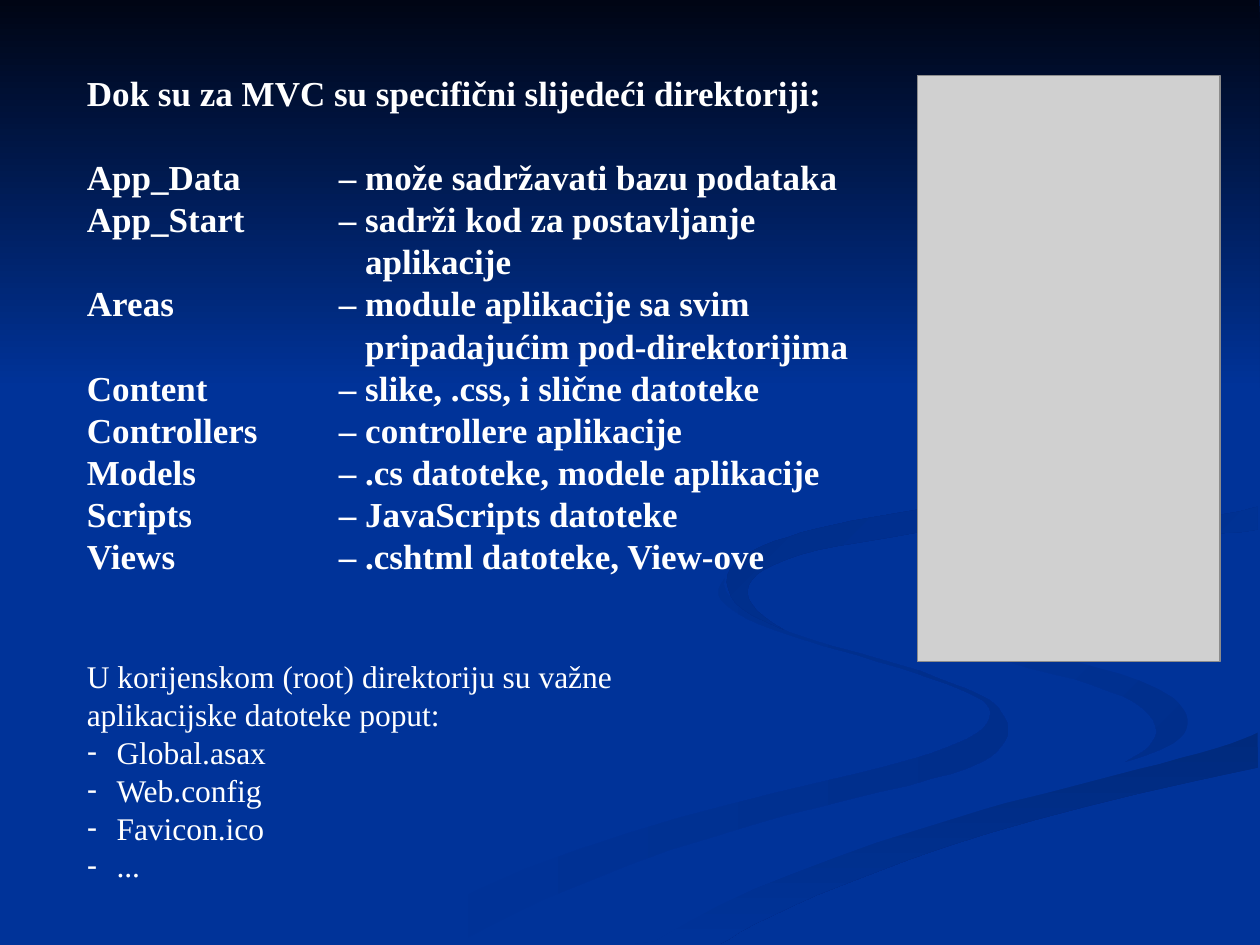
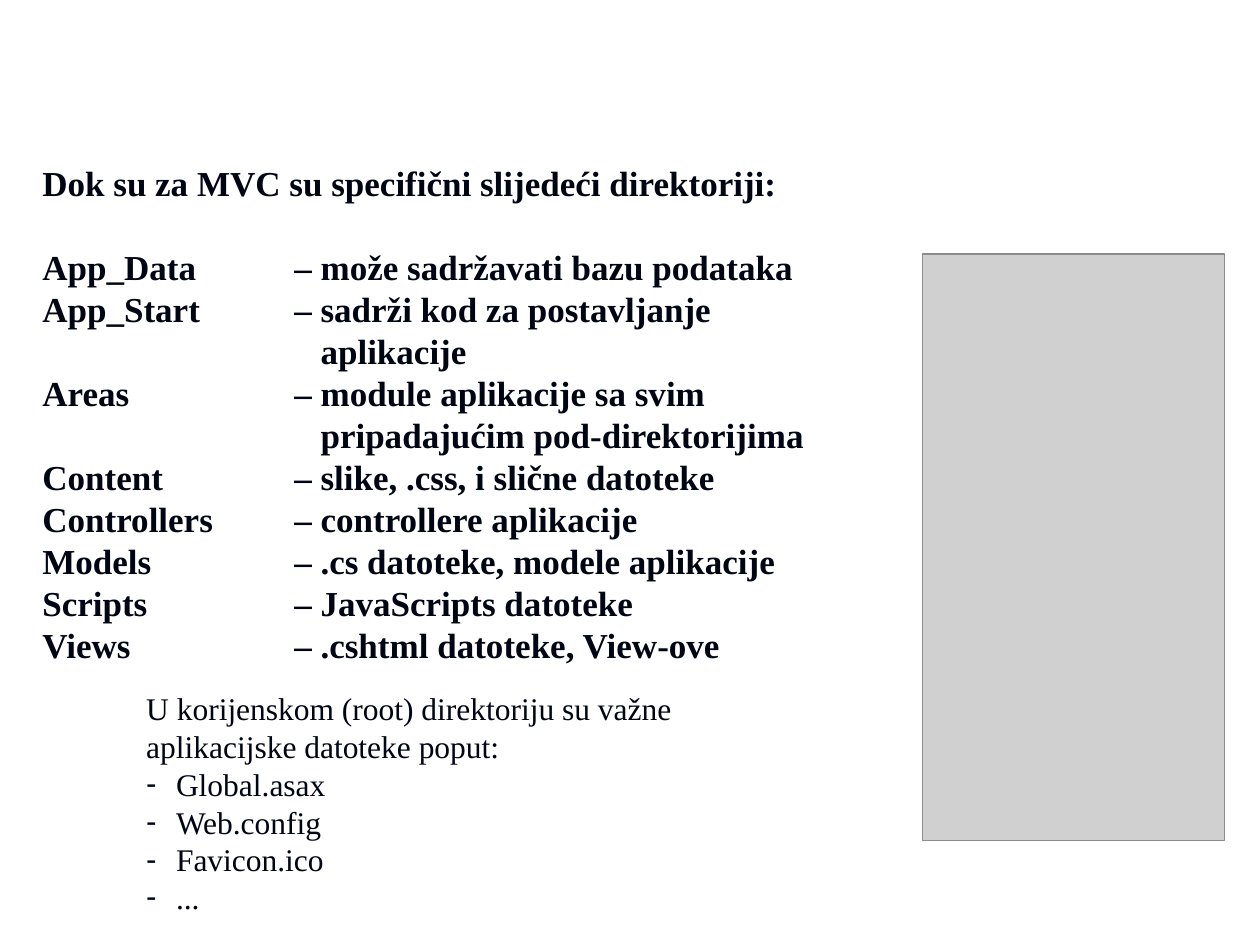
Before and after one commit to vzdesic/PZI, a slide deck: slide 3 of PPTs/04 MVC struktura direktorija.ppt. Drawn at 1260x945 pixels with LibreOffice and Linux fonts; fonts in the diff are those of the drawing; grey boxes stand for pictures; background and template pictures are left out. Boxes give left, top, right and bottom in pixels: in the first picture for what was removed or moved away, otherwise in the second. Text is boxed around its words. In the diff, an @@ line names an element or a change of style, - is before the commit and + after.

```diff
--- a/PPTs/04 MVC struktura direktorija.ppt
+++ b/PPTs/04 MVC struktura direktorija.ppt
@@ background #003399 to picture (left out) @@
@@ group removed at box(0, 0, 1260, 944): 7 freeform shapes @@
@@ title "Dok su za MVC su ...": place and size @@
-title "Dok su za MVC su ..." at box(87, 81, 848, 575)
+title "Dok su za MVC su ..." at box(42, 171, 804, 664)
@@ title "Dok su za MVC su ..." at box(42, 171, 804, 664): text colour #FFFFFF to #000514 @@
@@ picture: place and size @@
-picture at box(917, 76, 1220, 662)
+picture at box(922, 255, 1225, 840)
@@ text "U korijenskom (root) direktoriju su ...": place and size @@
-text "U korijenskom (root) direktoriju su ..." at box(87, 666, 612, 841)
+text "U korijenskom (root) direktoriju su ..." at box(146, 698, 671, 872)
@@ text "U korijenskom (root) direktoriju su ..." at box(146, 698, 671, 872): text colour #FFFFFF to #000514; bullet colour #FFFFFF to #000514 @@
```
Also in this commit, not shown: 5 other slides changed, 4 slides added, 12 other files.
